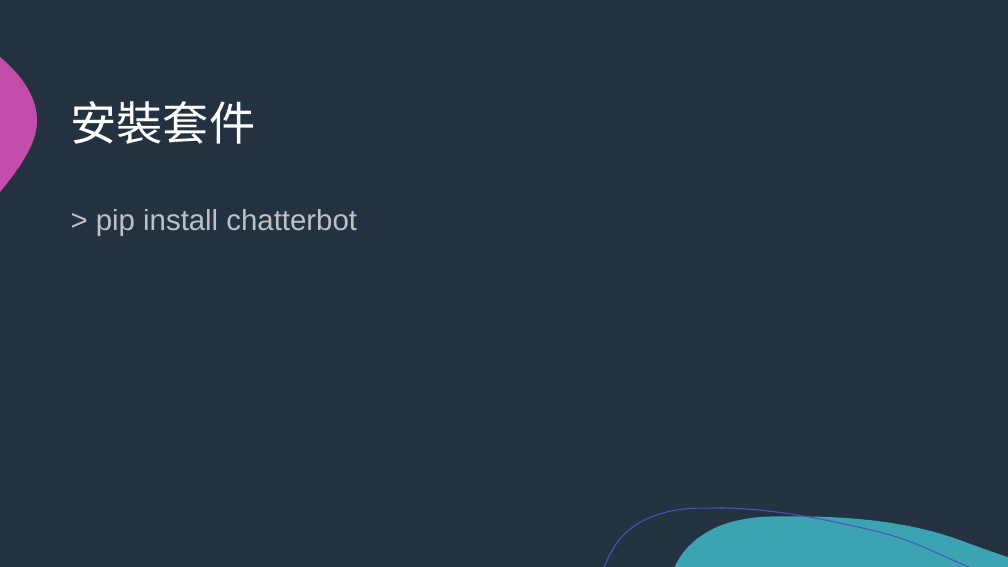
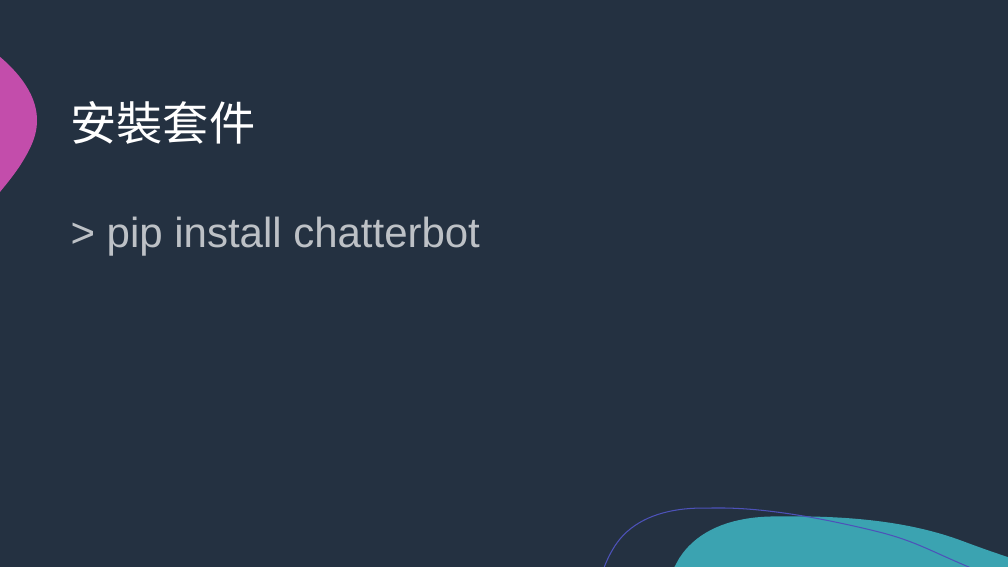
Before and after one commit to NCKU-BDA-2020/2020-NCKU-BDA-Technical-Presentation-I, a slide deck: slide 2 of ChatterBot/Chatterbot_ppt.pptx. Drawn at 1008x567 pixels with LibreOffice and Linux fonts; fonts in the diff are those of the drawing. Boxes give left, top, right and bottom in pixels: in the first picture for what was removed or moved away, otherwise in the second. Text is boxed around its words. In the diff, an @@ line names an element or a change of style, - is before the commit and + after.

Commit message:
Add materials of ChatterBot

```diff
--- a/ChatterBot/Chatterbot_ppt.pptx
+++ b/ChatterBot/Chatterbot_ppt.pptx
@@ text "> pip install chatterbot" at (x1=107, y1=216, x2=480, y2=255): size 28 to 40 pt @@
```
Also in this commit, not shown: 9 other slides changed, 4 slides added, 8 slides removed, 2 other files.
